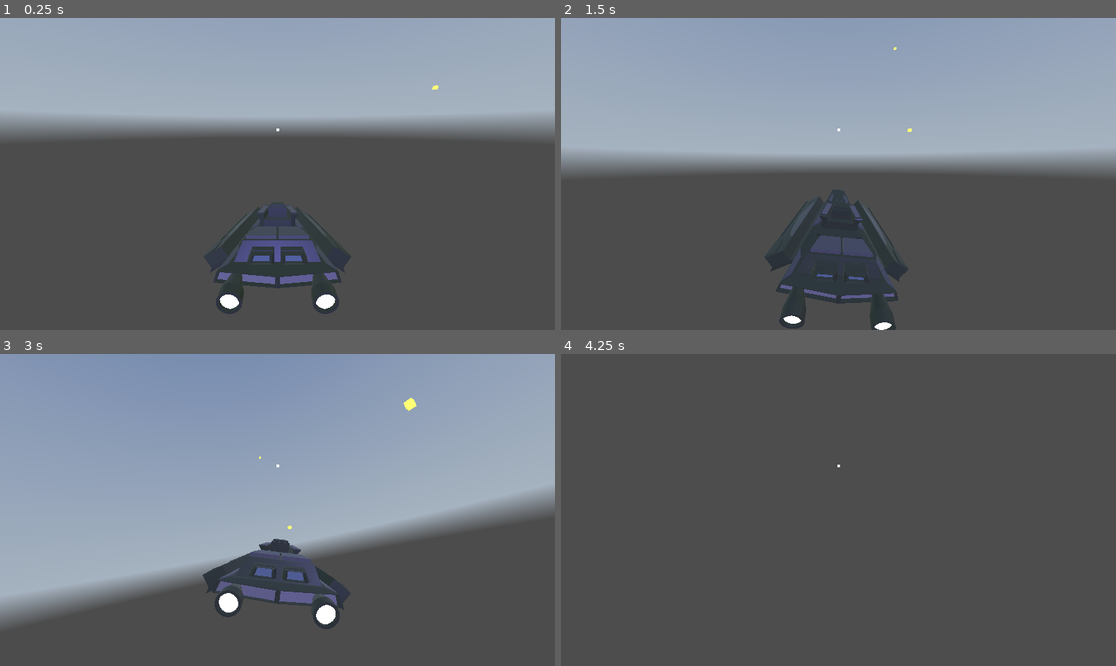
Above: before the commit, frames 1-4 (two rows, left to right).
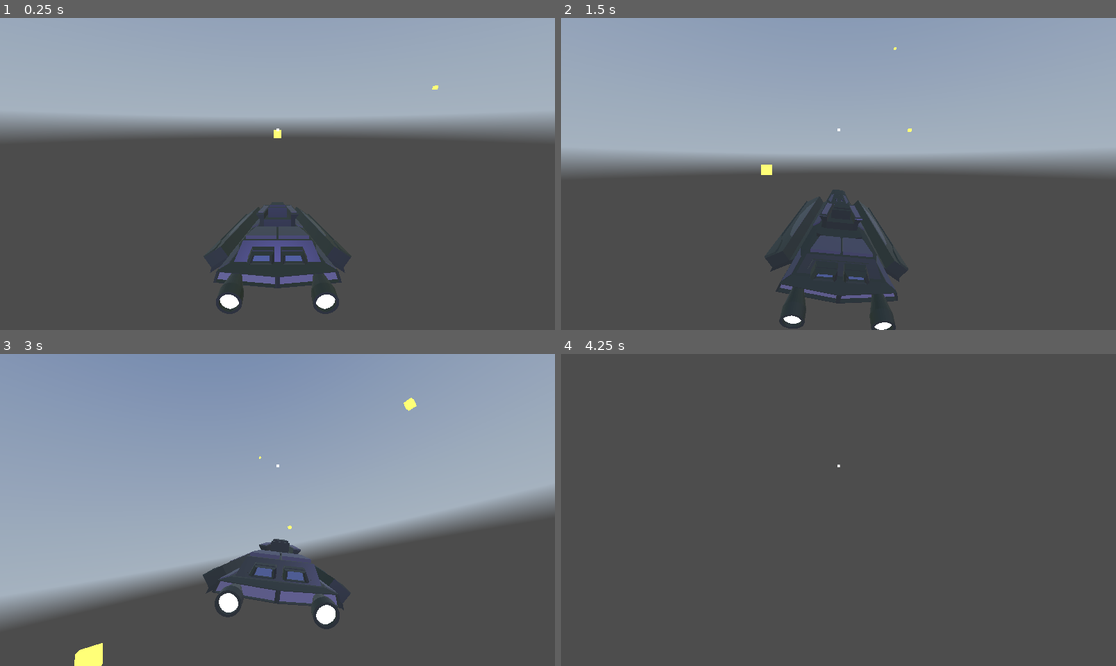
Above: after the commit, the same moments.

Repository: fixitman/g-multi
Game: Godot game, scene res://scenes/3d.tscn
Two runs of this game, one before a commit and one after it. Both use one fixed random seed, a clock stepped at 60 frames per second and the inputs below. The engine's default icon, where the game draws it, is replaced by a stand-in: a white triangle on a blue panel in a dark square. A sky picture missing from this copy of the repository is replaced by a grey-blue gradient.
Inputs (mouse positions are in pixels of both pictures, inside the frame that each line leads up to):
- Up to frame 1 (0.25 s): no input
- Up to frame 2 (1.5 s): tap Enter (ui_accept) at 0.5, 0.77 s; move the mouse to (960, 158) at 0.52 s; hold Right (right) 0.53-1.28 s; tap Space (shoot) at 0.6, 1.35 s; click (960, 158) at 0.67 s; move the mouse to (727, 189) at 1.27 s; hold Down (down) from 1.28 s (still down)
- Up to frame 3 (3 s): tap Enter (ui_accept) at 1.52 s; move the mouse to (333, 441) at 2.02 s; release Down (down) at 2.03 s; hold Right (right) 2.03-2.78 s; tap Space (shoot) at 2.1, 2.85 s; move the mouse to (249, 572) at 2.77 s; hold Up (up) from 2.78 s (still down); click (249, 572) at 2.92 s
- Up to frame 4 (4.25 s): tap Enter (ui_accept) at 3.02, 3.5, 3.77 s; move the mouse to (1005, 556) at 3.52 s; release Up (up) at 3.53 s; hold Left (left) from 3.53 s (still down); tap Space (shoot) at 3.6 s

The runs differ from the first frame. In frame 1, less than 0.1% of the frame differs, in the area x 49-51%, y 35-39%; in frame 2, less than 0.1%; in frame 3, 0.3%, in the area x 13-19%, y 92-100%; in frame 4, nothing differs.

Commit message:
working on ray cast shooting

Diff:
--- a/scenes/3d.tscn
+++ b/scenes/3d.tscn
@@ -1,10 +1,11 @@
-[gd_scene load_steps=9 format=3 uid="uid://dwwli35jc271j"]
+[gd_scene load_steps=10 format=3 uid="uid://dwwli35jc271j"]
 
 [ext_resource type="Script" uid="uid://78assgvhgbky" path="res://scripts/3d.gd" id="1_yhftu"]
 [ext_resource type="Texture2D" uid="uid://dihtll7hm60fm" path="res://assets/panorama_image.png" id="2_yhftu"]
 [ext_resource type="PackedScene" uid="uid://dq41chvo0vfme" path="res://scenes/ship.tscn" id="3_ix6ec"]
 [ext_resource type="PackedScene" uid="uid://d23wigjk32nb3" path="res://scenes/hud.tscn" id="4_yhftu"]
 [ext_resource type="Script" uid="uid://dabm8u601djih" path="res://scripts/range_finder.gd" id="5_kyai6"]
+[ext_resource type="PackedScene" uid="uid://bu1fsukl1ye3h" path="res://scenes/box.tscn" id="6_jauas"]
 
 [sub_resource type="PanoramaSkyMaterial" id="PanoramaSkyMaterial_kyai6"]
 panorama = ExtResource("2_yhftu")
@@ -40,3 +41,6 @@
 script = ExtResource("5_kyai6")
 
 [node name="Control" parent="." instance=ExtResource("4_yhftu")]
+
+[node name="Box" parent="." instance=ExtResource("6_jauas")]
+transform = Transform3D(1, 0, 0, 0, 1, 0, 0, 0, 1, 0, 0, -635.443)
--- a/scenes/bullet.tscn
+++ b/scenes/bullet.tscn
@@ -1,45 +1,22 @@
-[gd_scene load_steps=6 format=3 uid="uid://djfsud6qx864s"]
+[gd_scene load_steps=4 format=3 uid="uid://djfsud6qx864s"]
 
+[ext_resource type="CapsuleMesh" uid="uid://reuvikikaw7x" path="res://scenes/bullet_mesh.tres" id="1_l5glv"]
 [ext_resource type="Script" uid="uid://e5w5lv5jdiy5" path="res://scripts/bullet.gd" id="1_mkf8s"]
 [ext_resource type="AudioStream" uid="uid://ddi6ralqye63u" path="res://assets/retro-laser-1-236669.mp3" id="2_y25gk"]
 
-[sub_resource type="StandardMaterial3D" id="StandardMaterial3D_mkf8s"]
-albedo_color = Color(1, 1, 0.2, 1)
-emission_enabled = true
-emission = Color(0, 0.917647, 0, 1)
-emission_energy_multiplier = 5.57
-
-[sub_resource type="CapsuleMesh" id="CapsuleMesh_y25gk"]
-material = SubResource("StandardMaterial3D_mkf8s")
-radius = 0.25
-height = 1.0
-
-[sub_resource type="CapsuleShape3D" id="CapsuleShape3D_l5glv"]
-radius = 0.25
-height = 1.0
-
-[node name="Bullet" type="Area3D"]
+[node name="Bullet" type="Node3D"]
 script = ExtResource("1_mkf8s")
 
-[node name="mesh" type="MeshInstance3D" parent="."]
-transform = Transform3D(1, 0, 0, 0, -4.37114e-08, 1, 0, -1, -4.37114e-08, 0, 0, 0)
-mesh = SubResource("CapsuleMesh_y25gk")
+[node name="MeshInstance3D" type="MeshInstance3D" parent="."]
+transform = Transform3D(1, 0, 0, 0, -4.37114e-08, -1, 0, 1, -4.37114e-08, 0, 0, 0)
+mesh = ExtResource("1_l5glv")
 
-[node name="RayCast3D" type="RayCast3D" parent="."]
-target_position = Vector3(0, 0, -0.6)
+[node name="Die_Timer" type="Timer" parent="."]
+one_shot = true
+autostart = true
 
-[node name="AudioStreamPlayer3D" type="AudioStreamPlayer3D" parent="RayCast3D"]
+[node name="AudioStreamPlayer3D" type="AudioStreamPlayer3D" parent="."]
 stream = ExtResource("2_y25gk")
 autoplay = true
 
-[node name="CollisionShape3D" type="CollisionShape3D" parent="."]
-transform = Transform3D(1, 0, 0, 0, -4.37114e-08, 1, 0, -1, -4.37114e-08, 0, 0, 0)
-shape = SubResource("CapsuleShape3D_l5glv")
-
-[node name="Die_Timer" type="Timer" parent="."]
-wait_time = 5.0
-one_shot = true
-autostart = true
-
-[connection signal="body_entered" from="." to="." method="_on_body_entered"]
 [connection signal="timeout" from="Die_Timer" to="." method="_on_die_timer_timeout"]
--- /dev/null
+++ b/scenes/bullet_mesh.tres
@@ -0,0 +1,12 @@
+[gd_resource type="CapsuleMesh" load_steps=2 format=3 uid="uid://reuvikikaw7x"]
+
+[sub_resource type="StandardMaterial3D" id="StandardMaterial3D_mkf8s"]
+albedo_color = Color(1, 1, 0.2, 1)
+emission_enabled = true
+emission = Color(0, 0.917647, 0, 1)
+emission_energy_multiplier = 5.57
+
+[resource]
+material = SubResource("StandardMaterial3D_mkf8s")
+radius = 0.25
+height = 10.0
--- a/scenes/ship.tscn
+++ b/scenes/ship.tscn
@@ -34,3 +34,7 @@
 
 [node name="Gun_Mount2" type="Marker3D" parent="." groups=["gun_mounts"]]
 transform = Transform3D(1, 0, 0, 0, 1, 0, 0, 0, 1, -11.7045, -1.28336, -12.505)
+
+[node name="shoot_ray" type="RayCast3D" parent="."]
+transform = Transform3D(1, 0, 0, 0, 1, 0, 0, 0, 1, 0, 0, -18.2681)
+target_position = Vector3(0, 0, 5000)
--- a/scripts/bullet.gd
+++ b/scripts/bullet.gd
@@ -1,8 +1,6 @@
-extends Area3D
-
+extends Node3D
 
 @export var SPEED = 5000
-@onready var mesh = $mesh
 
 
 
@@ -10,17 +8,7 @@
 	global_position += -transform.basis.z * SPEED * delta
 
 
-func set_color(c:Color):
-	var m: StandardMaterial3D = $mesh.get_active_material(0)
-	m.albedo_color = c
-
-
 
 func _on_die_timer_timeout():
 	queue_free()
 	pass
-
-
-func _on_body_entered(body):
-	queue_free()
-	pass # Replace with function body.
--- a/scripts/ship.gd
+++ b/scripts/ship.gd
@@ -1,5 +1,6 @@
 extends CharacterBody3D
 @onready var camera = %Camera3D
+@onready var shoot_ray = $shoot_ray
 
 @onready var visual = $visual
 const BULLET = preload("res://scenes/bullet.tscn")
@@ -16,6 +17,8 @@
 @export var roll_return = 5.0
 
 @export var turn_speed = 10
+@export var bullet_range = 5000
+
 
 
 # Called when the node enters the scene tree for the first time.
@@ -68,12 +71,28 @@
 
 func shoot():
 	var mount_points = get_tree().get_nodes_in_group("gun_mounts")
-	var c = 0
+	var hit = check_for_hit()
+
 	for mount_pt in mount_points:
 		var bullet = BULLET.instantiate()
 		add_sibling(bullet)
 		bullet.global_position = mount_pt.global_position
 		bullet.global_rotation = self.global_rotation
-		if c == 0:
-			bullet.set_color(Color(1,.5,.5))
-		c = c + 1
+
+	if hit:
+
+		hit.queue_free()
+
+
+func check_for_hit():
+	var state = get_world_3d().direct_space_state
+	var start = shoot_ray.global_position
+	var end = start + shoot_ray.global_basis.z * -bullet_range
+	var params = PhysicsRayQueryParameters3D.new()
+	params.from = start
+	params.to = end
+	params.collide_with_areas = true
+	params.collide_with_bodies = true
+	var result = state.intersect_ray(params)
+	if result:
+		return result.collider
